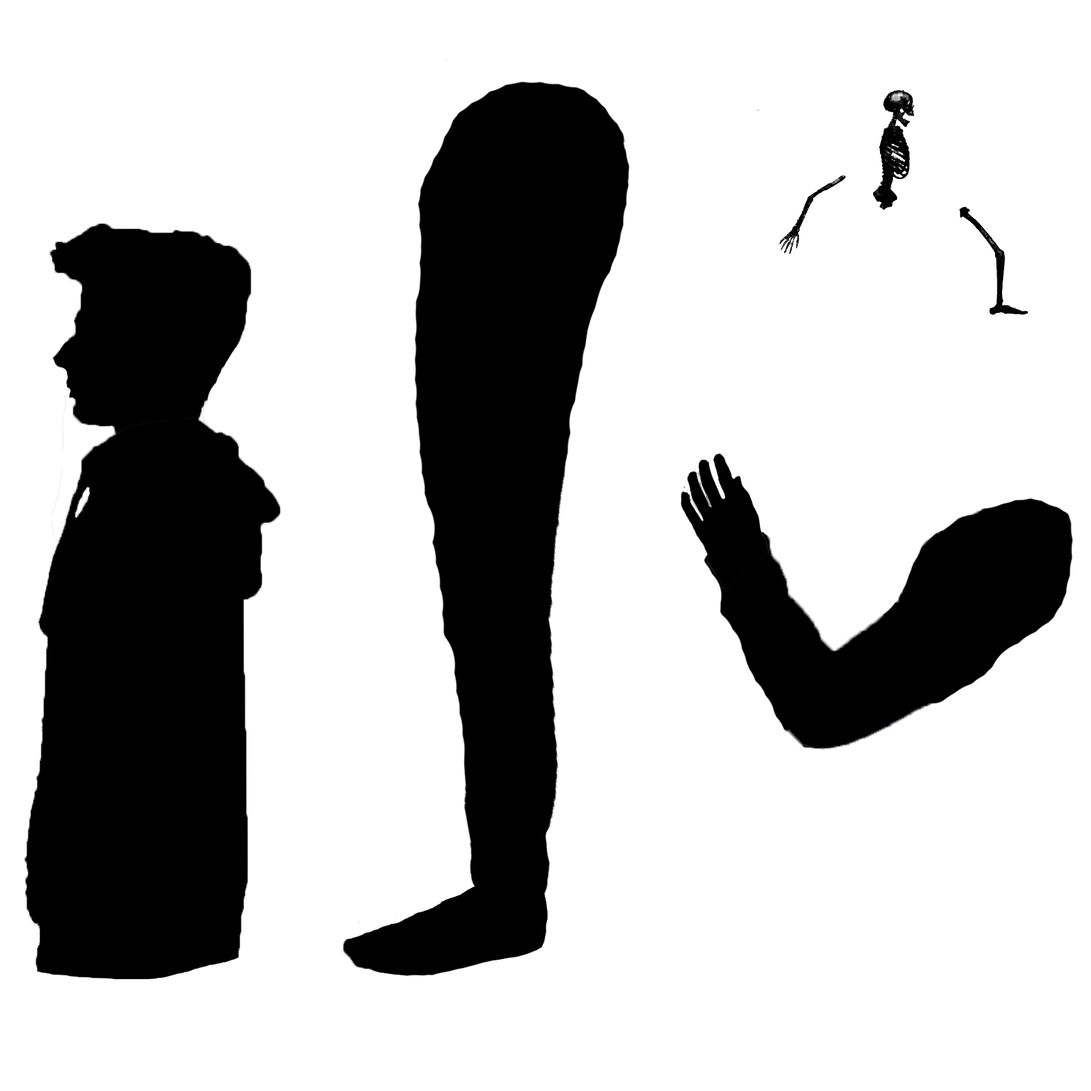
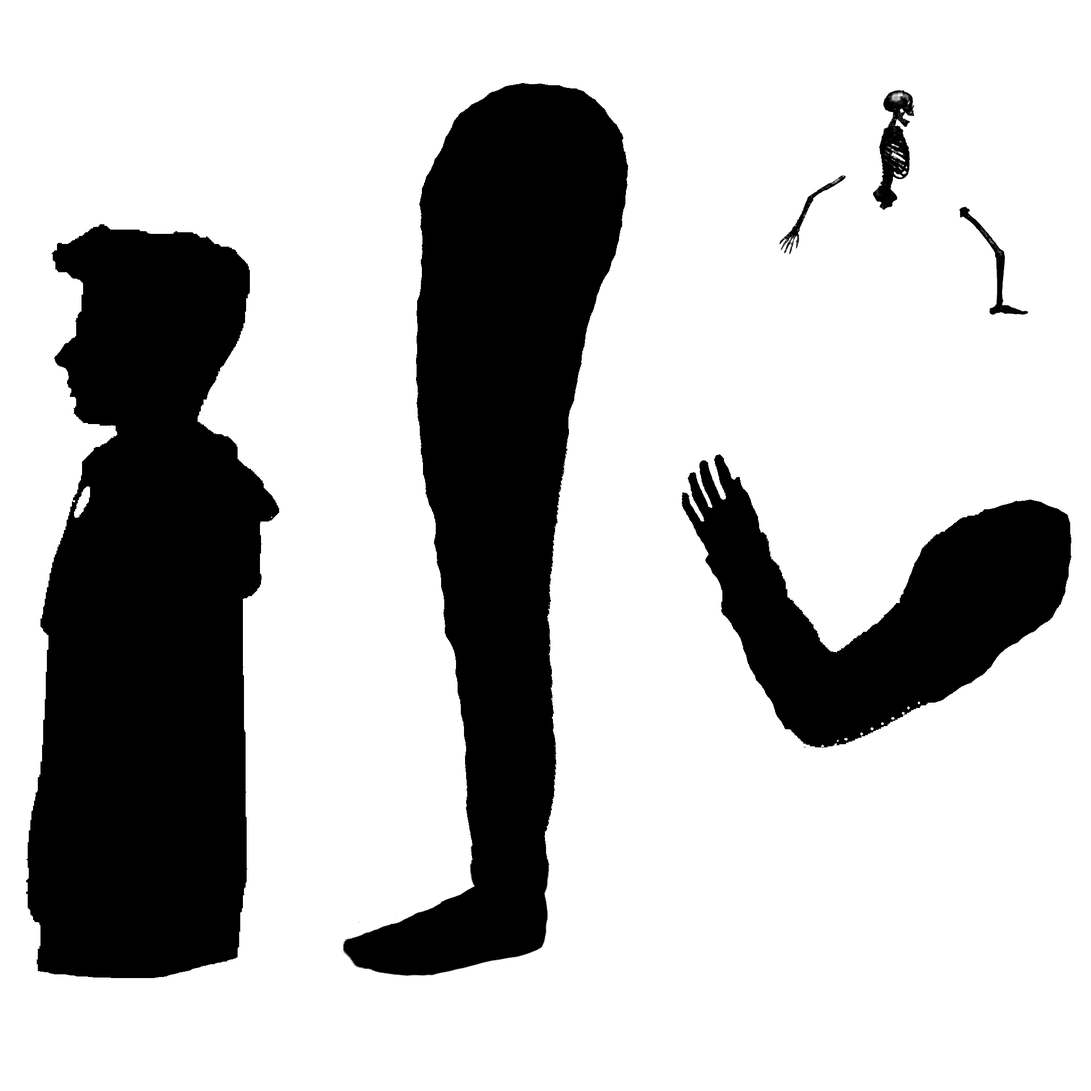
Layers edited between the first and the second 1091 × 1091 image:
painted on "Layer 5" over [680, 453, 770, 591]
painted on "Layer 3" over [23, 58, 1074, 980]
